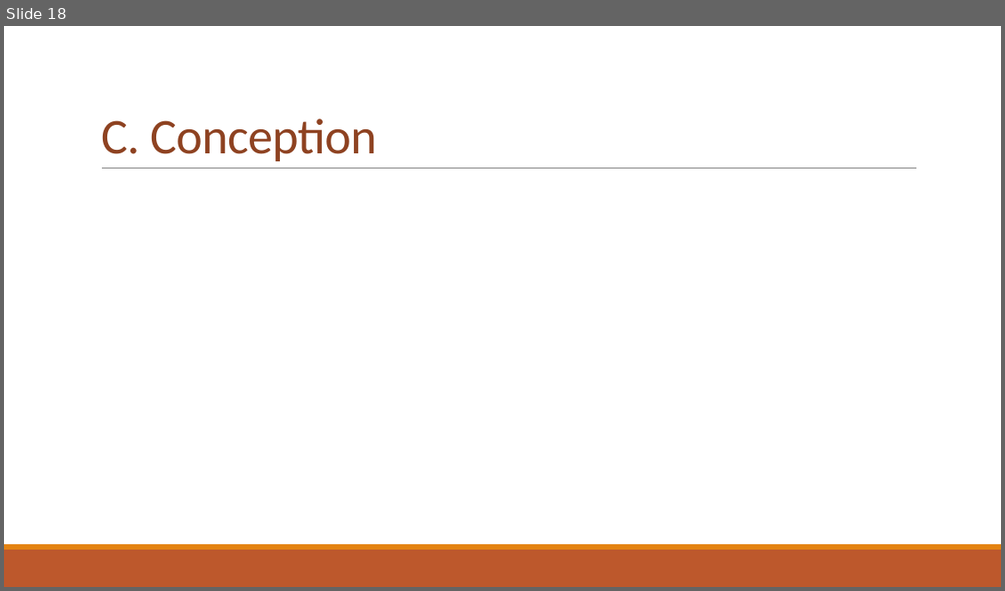
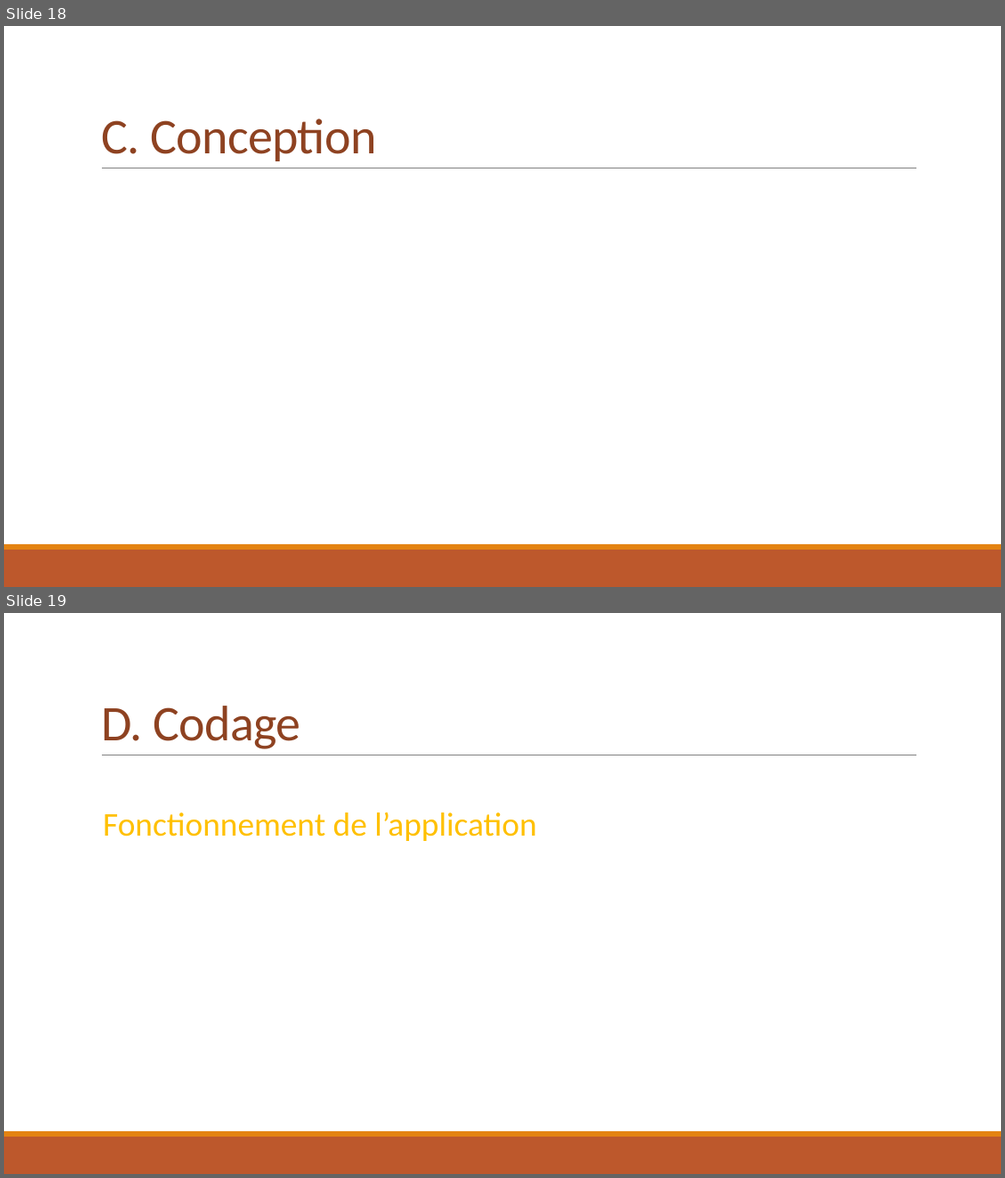
Before and after one commit to Vinvin2/Calculatrice, a slide deck: ProjetS2/PresentationProjetS2.pptx. Shown one above the other, each under a label of ours: slide 18 before the commit, slides 18 and 19 after it. The pictures are 1005x591 and 1005x1178 pixels, drawn with LibreOffice and Linux fonts; fonts in the diff are those of the drawing. Boxes give left, top, right and bottom in pixels: in the first picture for what was removed or moved away, otherwise in the second. Text is boxed around its words. In the diff, an @@ line names an element or a change of style, - is before the commit and + after.

```diff
--- a/ProjetS2/PresentationProjetS2.pptx
+++ b/ProjetS2/PresentationProjetS2.pptx
@@ slide 19 added at box(4, 613, 1001, 1174), background #FFFFFF; not listed: 3 template elements that a slide beside it also shows @@
@@ title added at box(101, 706, 300, 749), 48 pt, text #8E4221 @@
+D. Codage
@@ text added at box(103, 812, 536, 841), 32 pt, text #FFC000 @@
+        Fonctionnement de l’application
```
Also in this commit, not shown: 10 other slides added, 1 slide removed.
